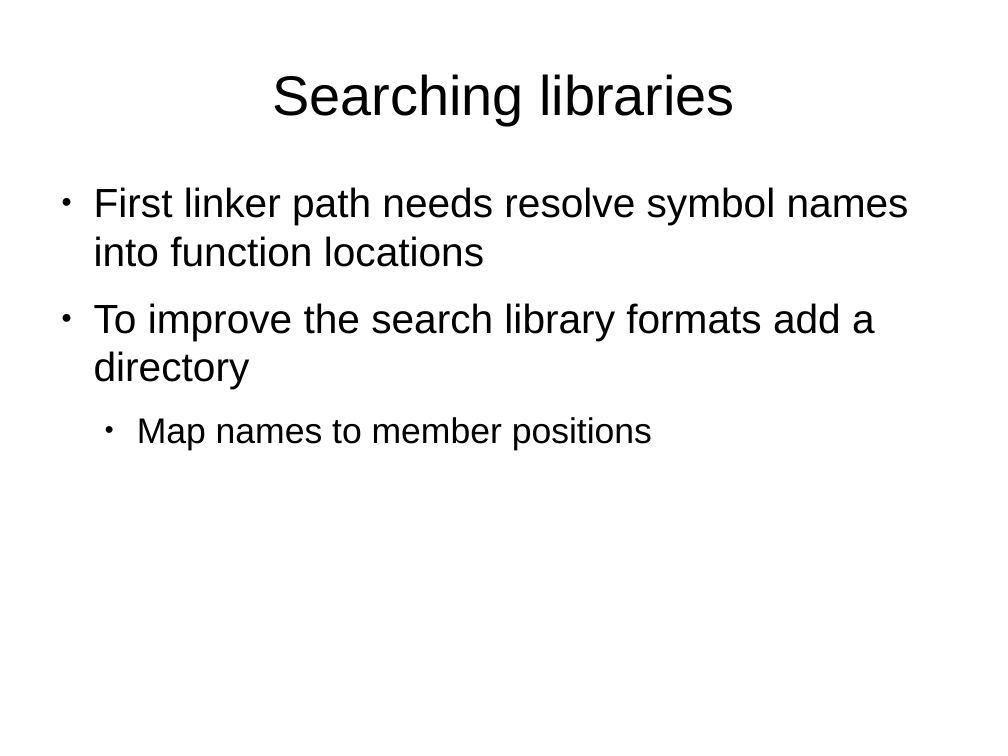
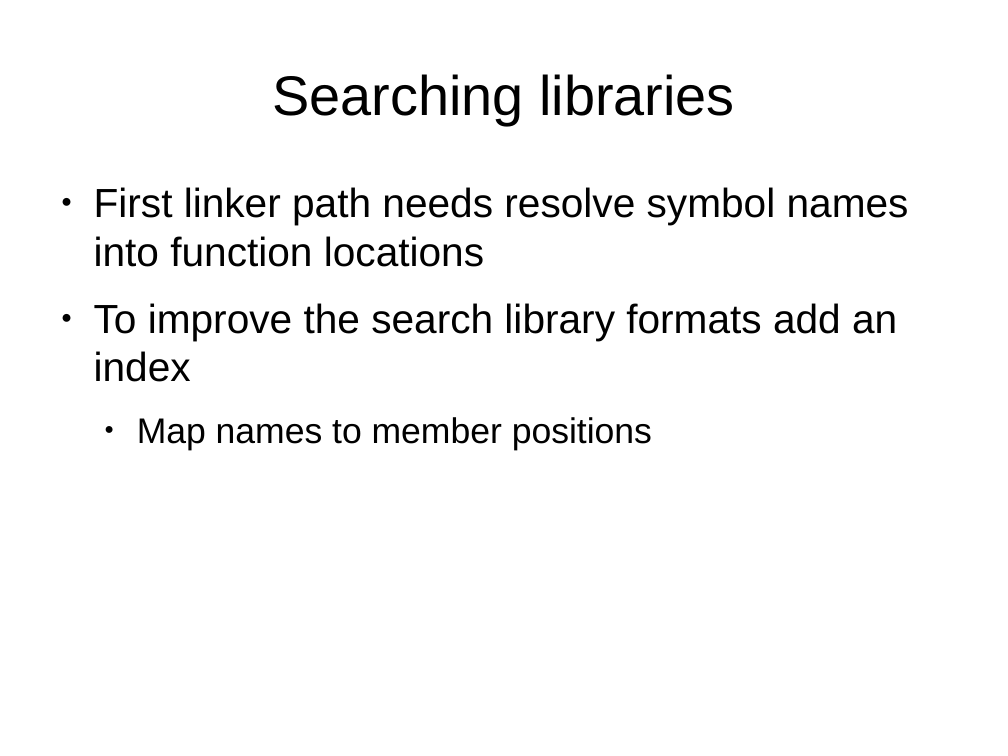
Before and after one commit to antonburtsev/cs5460, a slide deck: slide 74 of lectures/lecture04-linking-and-loading/lecture04-linking-and-loading.odp (slide 69 before the commit). Drawn at 1008x756 pixels with LibreOffice and Linux fonts; fonts in the diff are those of the drawing. Boxes give left, top, right and bottom in pixels: in the first picture for what was removed or moved away, otherwise in the second. Text is boxed around its words. In the diff, an @@ line names an element or a change of style, - is before the commit and + after.

```diff
--- a/lectures/lecture04-linking-and-loading/lecture04-linking-and-loading.odp
+++ b/lectures/lecture04-linking-and-loading/lecture04-linking-and-loading.odp
@@ text at (x1=94, y1=303, x2=897, y2=382): text changed @@
-● To improve the search library formats add a directory
+● To improve the search library formats add an index
```
Also in this commit, not shown: 5 other slides changed, 5 slides added.
